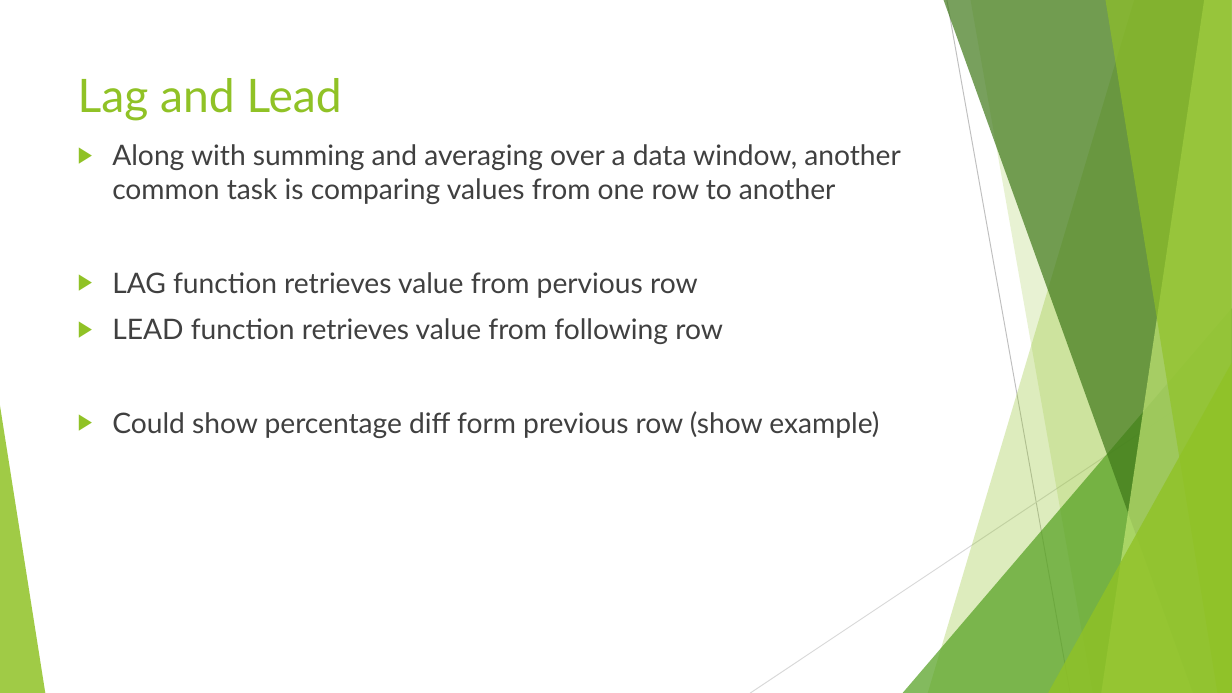
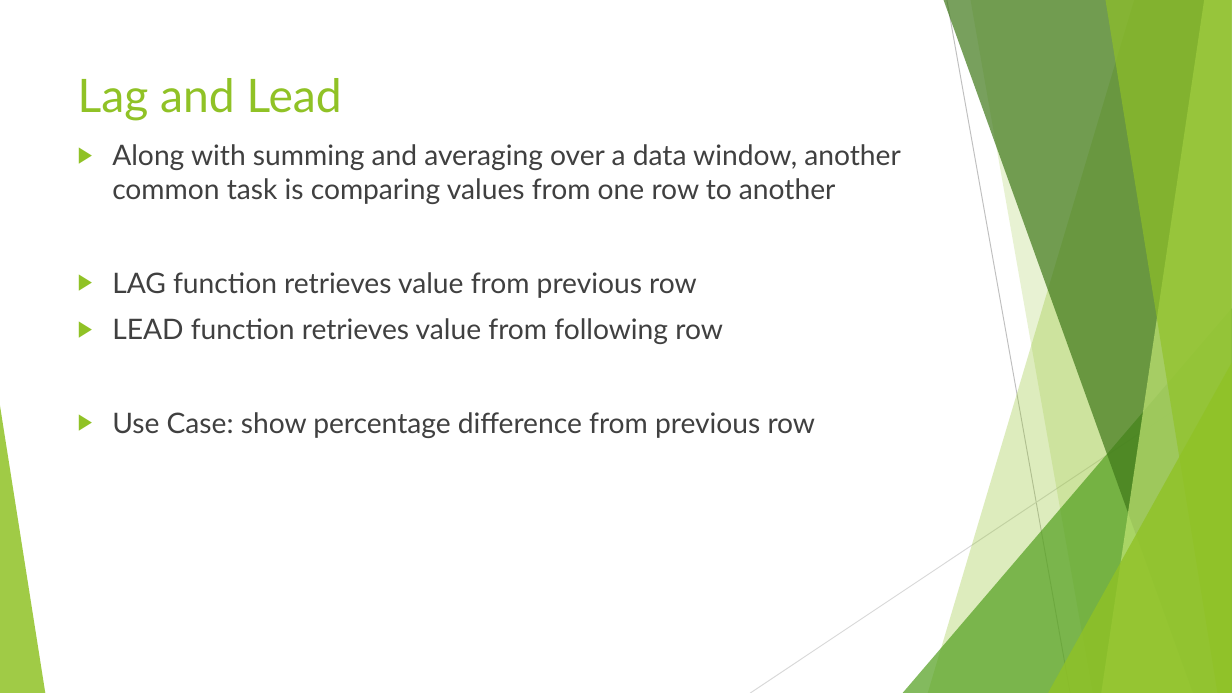
Before and after one commit to seanscott1991/Duke_SQL4DQA, a slide deck: slide 16 of Slides/Week 4 Lecture Slides.pptx. Drawn at 1232x693 pixels with LibreOffice and Linux fonts; fonts in the diff are those of the drawing. Boxes give left, top, right and bottom in pixels: in the first picture for what was removed or moved away, otherwise in the second. Text is boxed around its words. In the diff, an @@ line names an element or a change of style, - is before the commit and + after.

```diff
--- a/Slides/Week 4 Lecture Slides.pptx
+++ b/Slides/Week 4 Lecture Slides.pptx
@@ text at [112, 272, 697, 298]: text changed @@
-▶ LAG function retrieves value from pervious row
+▶ LAG function retrieves value from previous row
@@ text at [112, 412, 816, 438]: text changed @@
-▶ Could show percentage diff form previous row (show example)
+▶ Use Case: show percentage difference from previous row
```
Also in this commit, not shown: 2 slides added.
